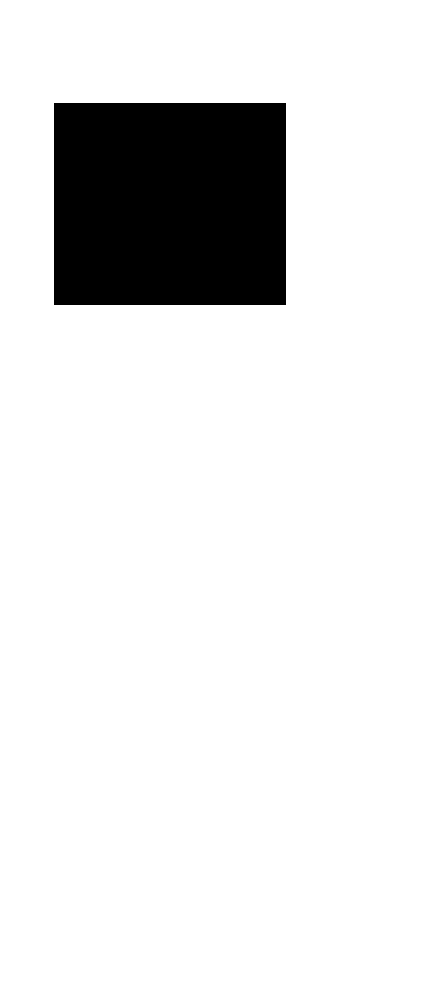
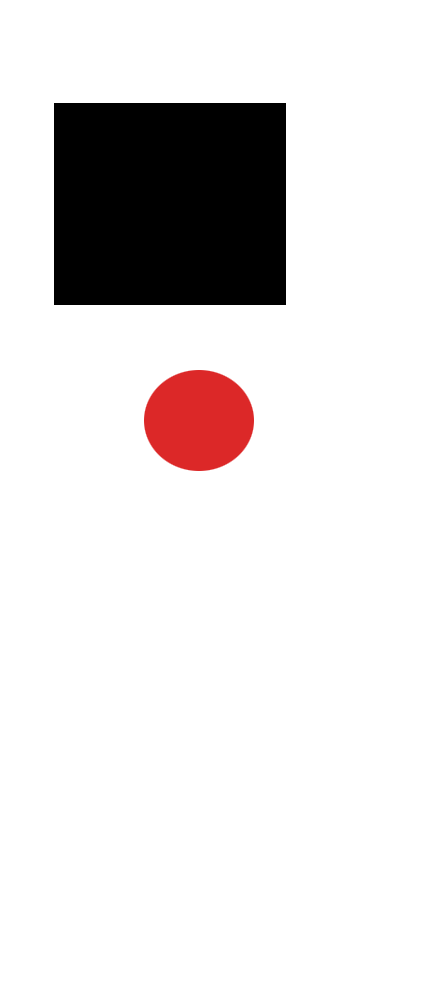
Revision of a layered 432 x 1000 image; what changed, layer by layer:
added layer "Layer 1 copy 4" above "Layer 1 copy 3" over [144, 370, 254, 471]
added layer "Layer 1 copy 3" above "Layer 1 copy 2" over [144, 370, 254, 471]
added layer "Layer 1 copy 2" above "Layer 1 copy" over [144, 370, 254, 471]
added layer "Layer 1 copy" above "Layer 1" over [144, 370, 254, 471]
added layer "Layer 1" above "Background" over [144, 370, 254, 471]
added layer "Background" over [144, 370, 254, 471]
